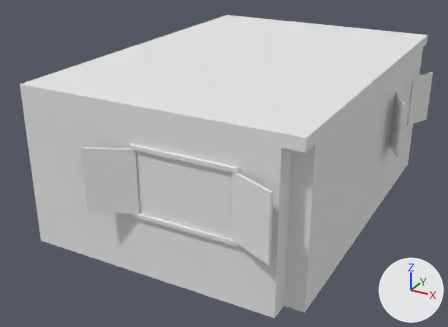
Before and after pictures for a commit that changed the OBJ model projects/hichaukitoden-game/assets/environments/st_maria_town/passage_office/environment.obj.
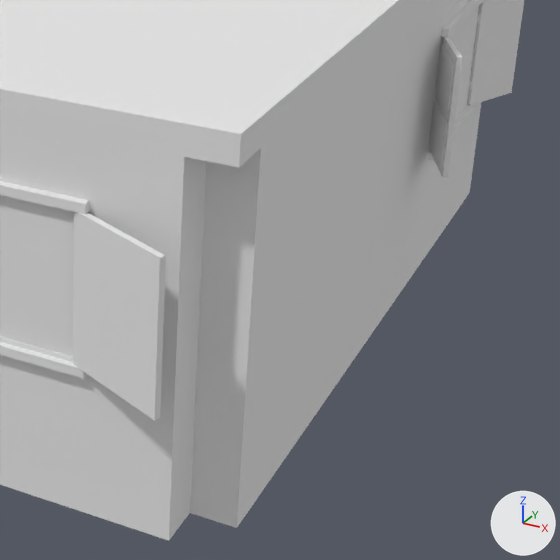
Each version is shown whole from a 50 mm camera at (9.03, -11.47, 8.16) aimed at (1.1, 2.94, 0.96), then close up on the part from 45% to 100% of the width and 24% to 100% of the height. Lighting does not change. The marker at lower right points along +X, +Y and +Z. The older version's two pictures come first. Where no turn or scale is listed for an object, it has been applied to the vertices. Vertices at exactly the same position are counted once.

Objects in the first close-up: 'environment'.
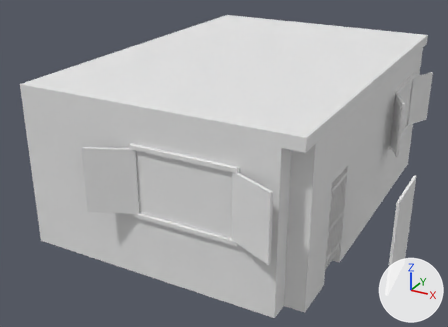
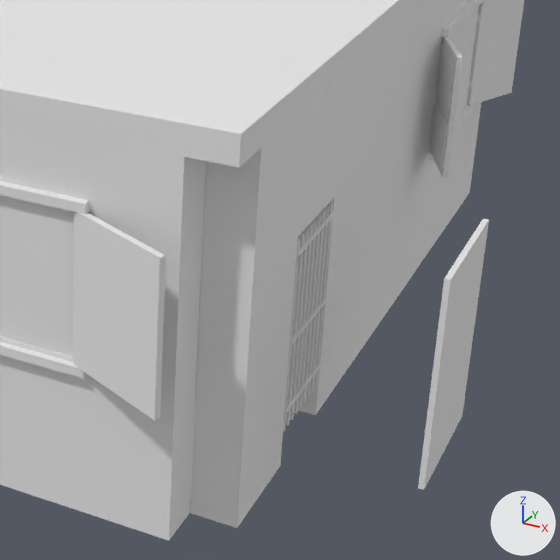
What differs and where, as boxes (x1, y1, x2, y2) in the close-ups (560 x 560 px):
part 1 of me_environment, added
    after: (314, 202, 333, 387)
part 2 of me_environment, added
    after: (310, 206, 329, 392)
part 3 of me_environment, added
    after: (306, 210, 325, 398)
part 4 of me_environment, added
    after: (302, 215, 321, 403)
part 5 of me_environment, added
    after: (298, 219, 317, 409)
part 6 of me_environment, added
    after: (294, 224, 313, 414)
part 7 of me_environment, added
    after: (290, 229, 309, 420)
part 8 of me_environment, added
    after: (285, 233, 304, 426)
part 9 of me_environment, added
    after: (283, 239, 300, 432)
part 10 of me_environment, added
    after: (285, 363, 320, 414)
part 11 of me_environment, added
    after: (290, 298, 326, 347)
part 12 of me_environment, added
    after: (297, 212, 333, 257)
part 13 of me_environment, added
    after: (418, 218, 489, 490)
part 14 of me_environment, built on
    after: (190, 0, 447, 528)

The change in detail:
me_environment is used by ob_environment; location (0.0, 0.0, 0.0).
me_environment had 5001 vertices, 7888 faces and spanned x -3.64..5.61, y -1.83..9.03, z -0.35..3.95.
me_environment now has 5183 vertices, 8164 faces and spans x -3.64..6.7, y -1.83..9.03, z -0.35..3.95.
me_environment part 1: a new loose piece, a box spanning x 5.133..5.168, y 1.466..1.501, z 0.05..2.25, in mat_environmentbakedatlas (white #e7e7e7).
me_environment part 2: a new loose piece, a box spanning x 5.133..5.168, y 1.341..1.376, z 0.05..2.25, in mat_environmentbakedatlas (white #e7e7e7).
me_environment part 3: a new loose piece, a box spanning x 5.133..5.168, y 1.216..1.251, z 0.05..2.25, in mat_environmentbakedatlas (white #e7e7e7).
me_environment part 4: a new loose piece, a box spanning x 5.133..5.168, y 1.091..1.126, z 0.05..2.25, in mat_environmentbakedatlas (white #e7e7e7).
me_environment part 5: a new loose piece, a box spanning x 5.133..5.168, y 0.966..1.001, z 0.05..2.25, in mat_environmentbakedatlas (white #e7e7e7).
me_environment part 6: a new loose piece, a box spanning x 5.133..5.168, y 0.841..0.876, z 0.05..2.25, in mat_environmentbakedatlas (white #e7e7e7).
me_environment part 7: a new loose piece, a box spanning x 5.133..5.168, y 0.716..0.751, z 0.05..2.25, in mat_environmentbakedatlas (white #e7e7e7).
me_environment part 8: a new loose piece, a box spanning x 5.133..5.168, y 0.591..0.626, z 0.05..2.25, in mat_environmentbakedatlas (white #e7e7e7).
me_environment part 9: a new loose piece, a box spanning x 5.133..5.168, y 0.466..0.501, z 0.05..2.25, in mat_environmentbakedatlas (white #e7e7e7).
me_environment part 10: a new loose piece, a box spanning x 5.125..5.175, y 0.453..1.513, z 0.27..0.33, in mat_environmentbakedatlas (white #e7e7e7).
me_environment part 11: a new loose piece, a box spanning x 5.125..5.175, y 0.453..1.513, z 1.07..1.13, in mat_environmentbakedatlas (white #e7e7e7).
me_environment part 12: a new loose piece, a box spanning x 5.125..5.175, y 0.453..1.513, z 2.07..2.13, in mat_environmentbakedatlas (white #e7e7e7).
me_environment part 13: a new loose piece, a box spanning x 6.64..6.7, y 0.233..1.733, z 0.0..2.3, in mat_environmentbakedatlas (white #e7e7e7).
me_environment part 14: 16 vertices removed from x 4.57..4.68, y -0.77..8.53, z 0.95..2.72; 54 vertices added at x 4.57..5.17, y -0.77..8.53, z -0.35..3.65.
Other edits to the shape of me_environment do not show in these pictures.
